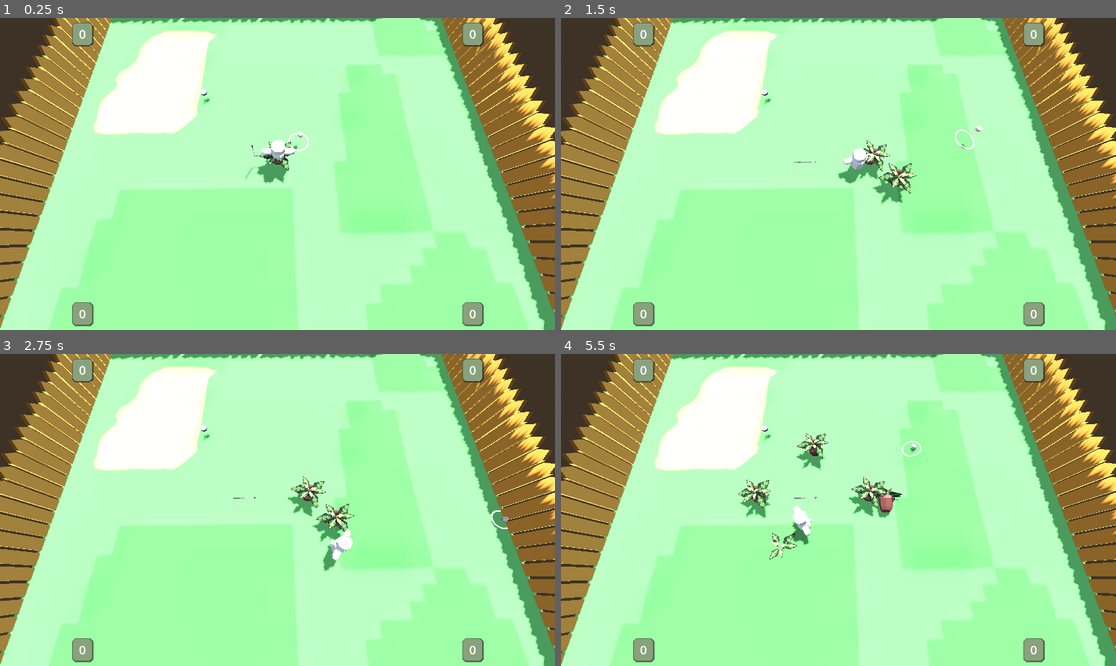
Above: before the commit, frames 1-4 (two rows, left to right).
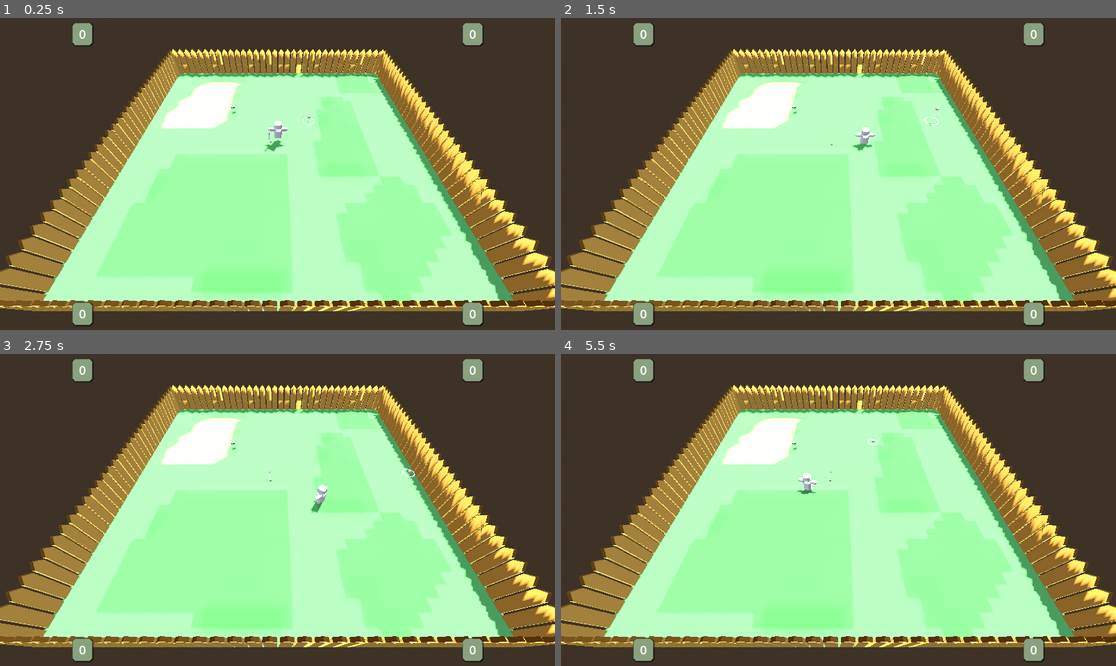
Above: after the commit, the same moments.

Repository: ronincampbell/GDS2Project
Game: Godot game, scene res://maps/test_map.tscn
Two runs of this game, one before a commit and one after it. Both use one fixed random seed, a clock stepped at 60 frames per second and the inputs below.
Inputs:
- Up to frame 1 (0.25 s): no input
- Up to frame 2 (1.5 s): tap Enter (ui_accept) at 0.5, 0.77 s; hold Right (ui_right) 0.53-1.28 s; hold Down (ui_down) from 1.28 s (still down)
- Up to frame 3 (2.75 s): tap Enter (ui_accept) at 1.52 s; release Down (ui_down) at 2.03 s; hold Right (ui_right) from 2.03 s (still down)
- Up to frame 4 (5.5 s): release Right (ui_right) at 2.78 s; hold Up (ui_up) 2.78-3.53 s; tap Enter (ui_accept) at 3.02, 3.77, 4.52 s; hold Left (ui_left) 3.53-5.03 s; hold Down (ui_down) from 5.03 s (still down)

The runs differ from the first frame. In frame 1, 67% of the frame differs, in the area x 0-100%, y 0-100%; in frame 2, 67%; in frame 3, 67%; in frame 4, 68%.

Commit message:
Added option to skip prop placement

Diff:
--- a/CoreObjects/barrier.tscn
+++ b/CoreObjects/barrier.tscn
@@ -1,6 +1,6 @@
 [gd_scene load_steps=3 format=3 uid="uid://ch6w1xgoxkaho"]
 
-[ext_resource type="PackedScene" uid="uid://u3y10121u23c" path="res://models/Maps/Fence.glb" id="1_labj8"]
+[ext_resource type="PackedScene" uid="uid://dsp63hn03dwss" path="res://models/Maps/fence.tscn" id="1_n2dr4"]
 
 [sub_resource type="WorldBoundaryShape3D" id="WorldBoundaryShape3D_57l66"]
 plane = Plane(0, 0, 1, 0)
@@ -10,5 +10,5 @@
 [node name="CollisionShape3D" type="CollisionShape3D" parent="."]
 shape = SubResource("WorldBoundaryShape3D_57l66")
 
-[node name="Fence" parent="." instance=ExtResource("1_labj8")]
+[node name="Fence" parent="." instance=ExtResource("1_n2dr4")]
 transform = Transform3D(-4.37114e-08, 0, -1, 0, 1, 0, 1, 0, -4.37114e-08, 0, 0, 9.95)
--- a/CoreObjects/golf_ball.tscn
+++ b/CoreObjects/golf_ball.tscn
@@ -31,6 +31,7 @@
 light_energy = 50.0
 light_indirect_energy = 0.0
 light_specular = 0.0
+light_cull_mask = 2
 distance_fade_begin = 3.0
 distance_fade_length = 2.0
 spot_range = 10.0
@@ -43,6 +44,7 @@
 light_indirect_energy = 0.0
 light_negative = true
 light_specular = 0.0
+light_cull_mask = 2
 distance_fade_begin = 3.0
 distance_fade_length = 2.0
 spot_range = 10.0
@@ -58,3 +60,4 @@
 texture_albedo = ExtResource("3_d73nu")
 upper_fade = 6.83374e-05
 lower_fade = 9.66436e-05
+cull_mask = 2
--- a/maps/test_map.tscn
+++ b/maps/test_map.tscn
@@ -1,11 +1,9 @@
-[gd_scene load_steps=15 format=3 uid="uid://kf5auj8ixedm"]
+[gd_scene load_steps=13 format=3 uid="uid://kf5auj8ixedm"]
 
 [ext_resource type="Script" uid="uid://ctif1aiftooxf" path="res://scripts/game_manager.gd" id="1_cabd0"]
 [ext_resource type="PackedScene" uid="uid://ch6w1xgoxkaho" path="res://CoreObjects/barrier.tscn" id="2_svl6s"]
 [ext_resource type="Texture2D" uid="uid://dm80g02b4g7ln" path="res://models/Maps/Ground_Grass Base Color.png" id="3_k1jtb"]
 [ext_resource type="ArrayMesh" uid="uid://1y361rlbimr" path="res://models/Maps/Map1.obj" id="5_k1jtb"]
-[ext_resource type="PackedScene" uid="uid://cdg1k07bmyk3" path="res://CoreObjects/golf_ball.tscn" id="5_pbr4s"]
-[ext_resource type="PackedScene" uid="uid://bvydfpu48xmpi" path="res://CoreObjects/golf_club.tscn" id="7_6b7mj"]
 [ext_resource type="PackedScene" uid="uid://2mlsk3fuft5d" path="res://CoreObjects/gnome.tscn" id="7_svl6s"]
 
 [sub_resource type="ProceduralSkyMaterial" id="ProceduralSkyMaterial_pwco0"]
@@ -37,6 +35,7 @@
 
 [node name="TestMap" type="Node3D"]
 script = ExtResource("1_cabd0")
+skip_placing = true
 
 [node name="WorldEnvironment" type="WorldEnvironment" parent="."]
 environment = SubResource("Environment_cabd0")
@@ -59,6 +58,7 @@
 transform = Transform3D(-4.37114e-08, 0, 1, 0, 1, 0, -1, 0, -4.37114e-08, -10, 0, 0)
 
 [node name="Map1" type="MeshInstance3D" parent="."]
+layers = 3
 mesh = ExtResource("5_k1jtb")
 surface_material_override/0 = SubResource("StandardMaterial3D_wd2vj")
 
@@ -67,11 +67,8 @@
 [node name="CollisionShape3D" type="CollisionShape3D" parent="Map1/StaticBody3D"]
 shape = SubResource("ConcavePolygonShape3D_pbr4s")
 
-[node name="GolfBall" parent="." instance=ExtResource("5_pbr4s")]
-transform = Transform3D(1, 0, 0, 0, 1, 0, 0, 0, 1, 1, 1, -1)
-
 [node name="Camera3D" type="Camera3D" parent="."]
-transform = Transform3D(0.999962, 0.00822742, -0.00279283, 0, 0.321439, 0.94693, 0.00868852, -0.946894, 0.321427, -0.0595335, 8.65543, 3.52912)
+transform = Transform3D(1, -2.82576e-05, 2.19154e-05, 0, 0.612846, 0.790202, -3.576e-05, -0.790202, 0.612846, -0.0365372, 10.1156, 10.8182)
 
 [node name="Gnome" parent="." instance=ExtResource("7_svl6s")]
 transform = Transform3D(1, 0, 0, 0, 1, 0, 0, 0, 1, 0, 1.32726, 0)
@@ -86,7 +83,4 @@
 [node name="CollisionShape3D" type="CollisionShape3D" parent="GolfHole/Area3D"]
 shape = SubResource("CylinderShape3D_b71ab")
 
-[node name="GolfClub" parent="." instance=ExtResource("7_6b7mj")]
-transform = Transform3D(1, 0, 0, 0, 1, 0, 0, 0, 1, -1, 1, 0)
-
 [connection signal="body_entered" from="GolfHole/Area3D" to="." method="_on_golf_hole_entered"]
--- /dev/null
+++ b/models/Maps/fence.tscn
@@ -0,0 +1,5 @@
+[gd_scene load_steps=2 format=3 uid="uid://dsp63hn03dwss"]
+
+[ext_resource type="PackedScene" uid="uid://u3y10121u23c" path="res://models/Maps/Fence.glb" id="1_lcgyu"]
+
+[node name="Fence" instance=ExtResource("1_lcgyu")]
--- a/project.godot
+++ b/project.godot
@@ -34,6 +34,10 @@
 ]
 }
 
+[layer_names]
+
+3d_render/layer_2="ReceiveUI"
+
 [physics]
 
 3d/physics_engine="Jolt Physics"
--- a/scripts/game_manager.gd
+++ b/scripts/game_manager.gd
@@ -1,6 +1,9 @@
 extends Node
 
 var score : int = 0
+
+@export
+var skip_placing: bool = false
 
 var mode : String = "obstacle placing"
 var obstacle_placing_timer : float = 0
@@ -15,7 +18,7 @@
 	if mode == "obstacle placing":
 		obstacle_placing_timer += delta
 
-		if obstacle_placing_timer > obstacle_placing_time:
+		if obstacle_placing_timer > obstacle_placing_time or skip_placing:
 			mode = "playing"
 			_place_object(golf_ball, Vector3(2.4, 0.7, -2.3))
 			_place_object(golf_club, Vector3(-0.6, 0.6, 0.4))
--- a/scripts/gnome.gd
+++ b/scripts/gnome.gd
@@ -14,4 +14,3 @@
 			apply_central_force(move_dir*move_force)
 	else:
 		apply_central_force(move_dir*move_force)
-	print(linear_velocity.length())
--- a/scripts/golf_ball.gd
+++ b/scripts/golf_ball.gd
@@ -11,7 +11,6 @@
 var stored_aim_dir: Vector2 = Vector2.ZERO
 
 func _integrate_forces(state: PhysicsDirectBodyState3D) -> void:
-
 	var flat_aim_vector: Vector2 = Input.get_vector("ui_left","ui_right","ui_up","ui_down")
 	if flat_aim_vector.is_zero_approx():
 		flat_aim_vector = stored_aim_dir
Not shown: 1 places in maps/test_place_objects.tscn that only renumber resources
